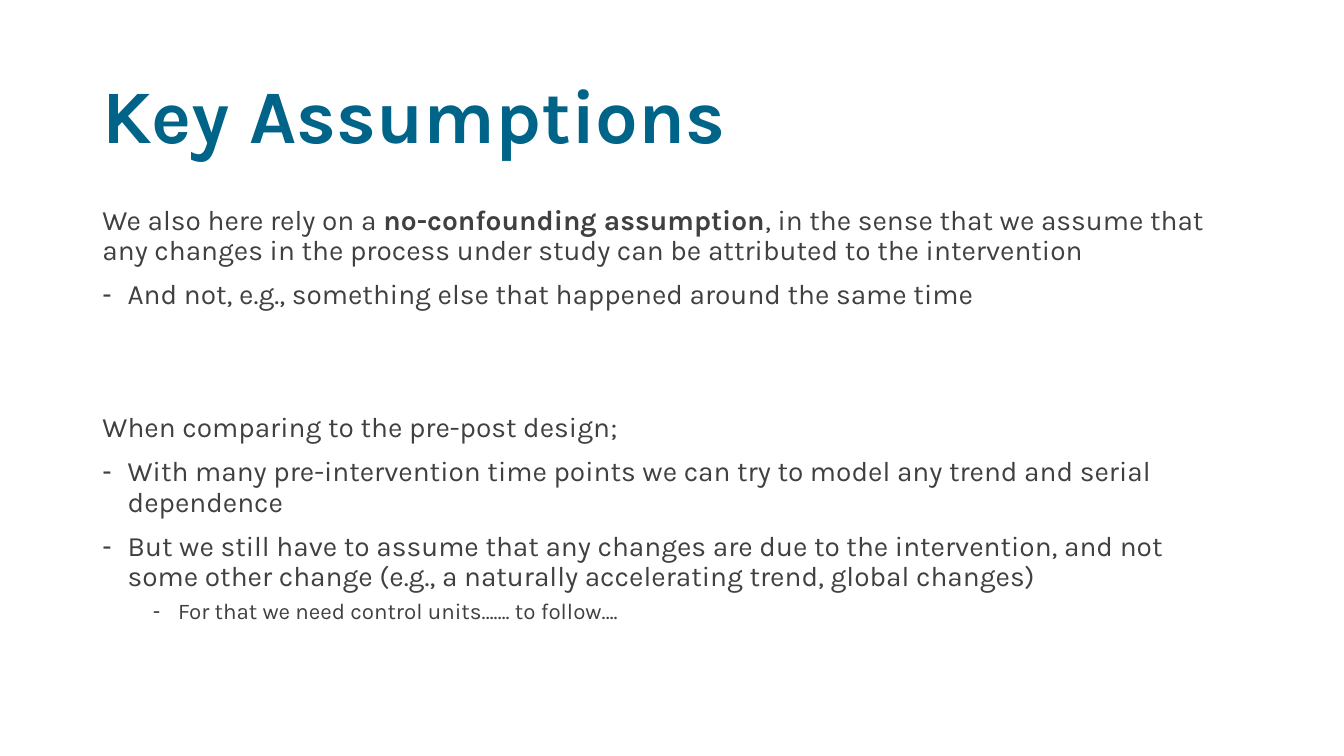
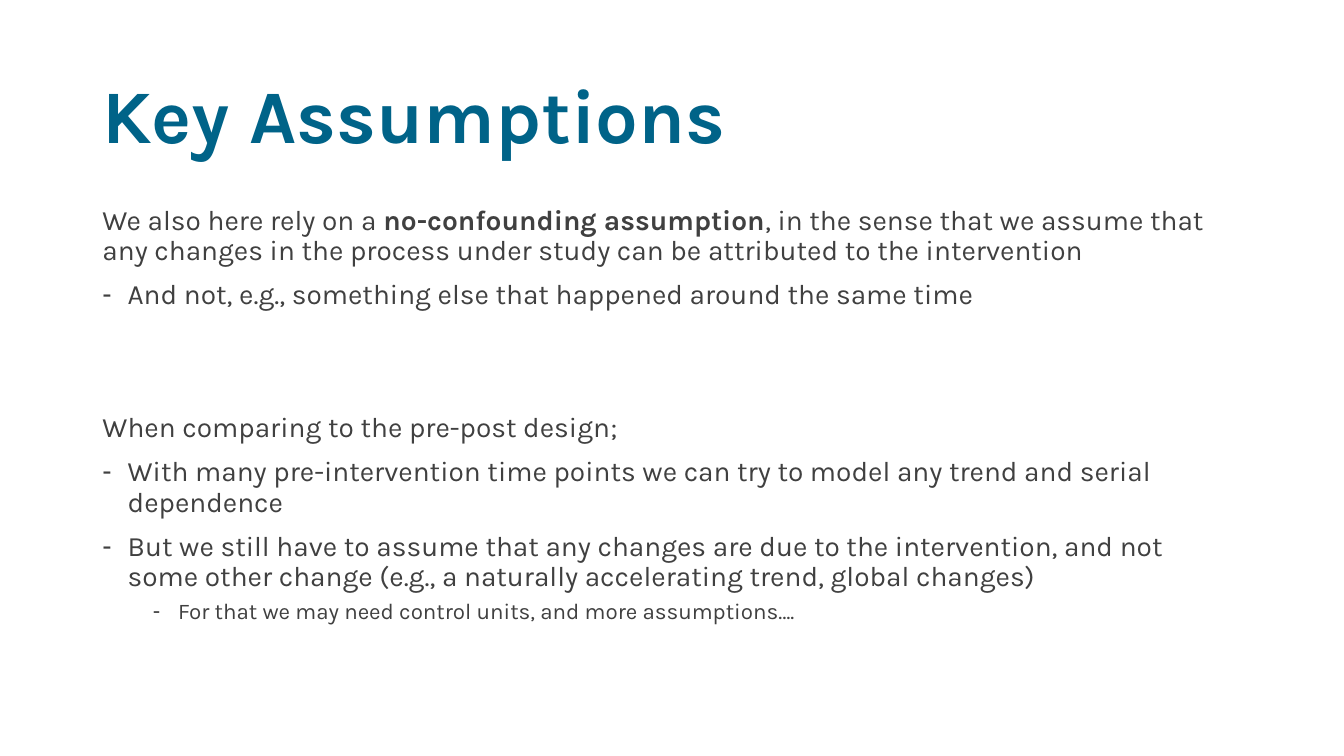
Before and after one commit to sodascience/workshop_causal_impact_assessment, a slide deck: slide 22 of lectures/02_interrupted_time_series/its.pptx (slide 25 before the commit). Drawn at 1344x756 pixels with LibreOffice and Linux fonts; fonts in the diff are those of the drawing. Boxes give left, top, right and bottom in pixels: in the first picture for what was removed or moved away, otherwise in the second. Text is boxed around its words. In the diff, an @@ line names an element or a change of style, - is before the commit and + after.

```diff
--- a/lectures/02_interrupted_time_series/its.pptx
+++ b/lectures/02_interrupted_time_series/its.pptx
@@ text at [178,603,795,625]: text changed @@
-  – For that we need control units……. to follow….
+  – For that we may need control units, and more assumptions….
```
Also in this commit, not shown: 9 other slides changed, 8 slides added, 5 slides removed, 5 other files.
